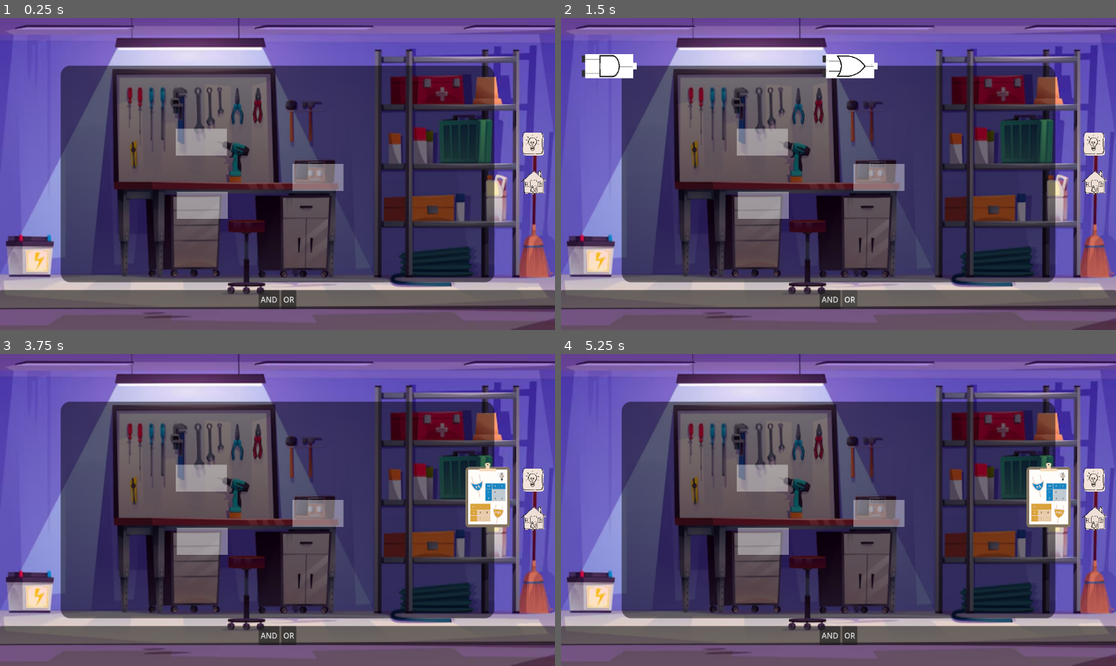
Above: before the commit, frames 1-4 (two rows, left to right).
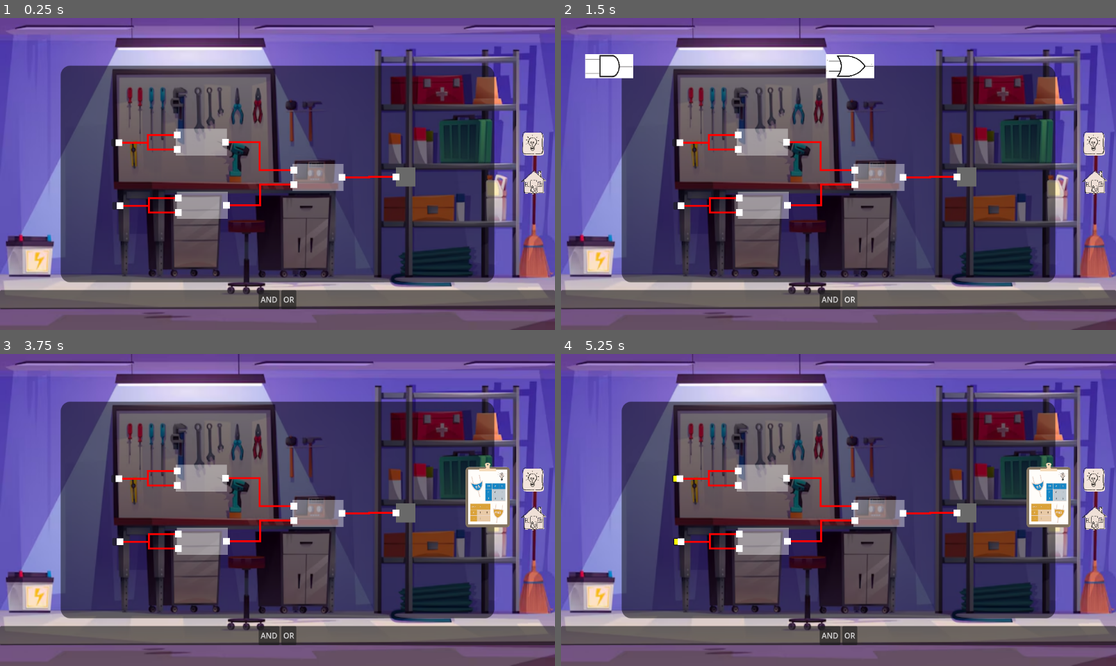
Above: after the commit, the same moments.

Repository: SvHu0511/MeDiDa
Game: Godot game, scene res://Szenen/main/main.tscn
Two runs of this game, one before a commit and one after it. Both use one fixed random seed, a clock stepped at 60 frames per second and the inputs below.
Inputs (mouse positions are in pixels of both pictures, inside the frame that each line leads up to):
- Up to frame 1 (0.25 s): no input
- Up to frame 2 (1.5 s): click "AND" at 0.5 s; click "OR" at 1.25 s
- Up to frame 3 (3.75 s): click (532, 525) at 2 s; click (38, 391) at 2.75 s; click (532, 485) at 3.5 s
- Up to frame 4 (5.25 s): click (677, 478) at 4.27 s; click (677, 541) at 5.02 s

The runs differ from the first frame. In frame 1, 1.1% of the frame differs, in the area x 20-75%, y 36-64%; in frame 2, 1.2%, in the area x 3-75%, y 12-64%; in frame 3, 1.1%; in frame 4, 1.1%.

Commit message:
functional gate logic, energy source/receiver and improved wiring

Diff:
--- a/Skripte/and_gate.gd
+++ /dev/null
@@ -1,15 +0,0 @@
-extends Node2D
-const logic_dict = {
-	Vector2(0, 0): 0,
-	Vector2(0, 1): 0,
-	Vector2(1, 0): 0,
-	Vector2(1, 1): 1
-}
-
-# Called when the node enters the scene tree for the first time.
-func _ready() -> void:
-	$LogicGate.gate_type = "AND"
-
-func _process(_delta: float) -> void:
-	var inputs = Vector2($LogicGate.input1, $LogicGate.input2)
-	$LogicGate.output = logic_dict[inputs]
--- a/Skripte/drag_n_drop.gd
+++ b/Skripte/drag_n_drop.gd
@@ -5,10 +5,14 @@
 var dragging: bool
 var draggable: bool
 var drag_offset: Vector2
+var stop_drag = false
 
 signal dropped
 
 func _input(event: InputEvent) -> void:
+	if stop_drag:
+		return
+
 	if event is InputEventMouseButton and event.button_index == MOUSE_BUTTON_LEFT:
 		if not Global.dragging and draggable and event.pressed:
 			Global.dragging = true
--- /dev/null
+++ b/Skripte/energy_source.gd
@@ -0,0 +1,19 @@
+extends Button
+var output: bool
+
+# Called when the node enters the scene tree for the first time.
+func _ready() -> void:
+	pass # Replace with function body.
+
+
+# Called every frame. 'delta' is the elapsed time since the previous frame.
+func _process(_delta: float) -> void:
+	pass
+
+
+func _on_toggled(toggled_on: bool) -> void:
+	output = toggled_on
+	$ColorRect.visible = toggled_on
+	for wire in get_children():
+		if wire.has_node("WireHead"):
+			wire.get_node("WireHead").input = output
--- /dev/null
+++ b/Skripte/gate_slot.gd
@@ -0,0 +1,18 @@
+extends Area2D
+var occupied = false
+
+var gate_type : String
+@onready var input1 = $InputSlot
+@onready var input2 = $InputSlot2
+var output: bool
+
+# Called when the node enters the scene tree for the first time.
+func _ready() -> void:
+	pass # Replace with function body.
+
+
+# Called every frame. 'delta' is the elapsed time since the previous frame.
+func _process(_delta: float) -> void:
+	if input1.occupied and input2.occupied:
+		output = Global.handle_logic([input1.input, input2.input], gate_type)
+		$Wire/WireHead.input = output
--- a/Skripte/global.gd
+++ b/Skripte/global.gd
@@ -1,2 +1,25 @@
 extends Node
-var dragging = false #prevents dragging multiple gates at the same time
+var dragging = false #prevents drag-n-drop from grabbing multiple gates at the same time
+var freeplay_mode = false
+
+const and_logic = {
+	Vector2(0, 0): 0,
+	Vector2(0, 1): 0,
+	Vector2(1, 0): 0,
+	Vector2(1, 1): 1
+}
+const or_logic = {
+	Vector2(0, 0): 0,
+	Vector2(0, 1): 1,
+	Vector2(1, 0): 1,
+	Vector2(1, 1): 1
+}
+
+func handle_logic(inputs: Array, gate_type: String) -> bool:
+	match gate_type:
+		"OR":
+			return or_logic.get(Vector2(inputs[0], inputs[1]))
+		"AND":
+			return and_logic.get(Vector2(inputs[0], inputs[1]))
+		_:
+			return false
--- a/Skripte/input_slot.gd
+++ b/Skripte/input_slot.gd
@@ -1,7 +1,11 @@
 extends Area2D
-var wire_ref: Area2D
-#might not be needed?
+var input: bool
+var occupied: bool
 
-# Called when the node enters the scene tree for the first time.
-func _ready() -> void:
-	pass # Replace with function body.
+func connect_wire(wire_input):
+	input = wire_input
+	occupied = true
+
+func disconnect_wire():
+	input = false
+	occupied = false
--- /dev/null
+++ b/Skripte/lightbulb.gd
@@ -0,0 +1,13 @@
+extends Node2D
+
+# Called when the node enters the scene tree for the first time.
+func _ready() -> void:
+	pass # Replace with function body.
+
+
+# Called every frame. 'delta' is the elapsed time since the previous frame.
+func _process(_delta: float) -> void:
+	if $InputSlot.input:
+		$ColorRect.color = Color.YELLOW
+	else:
+		$ColorRect.color = Color.DIM_GRAY
--- a/Skripte/logic_gate.gd
+++ b/Skripte/logic_gate.gd
@@ -1,30 +1,44 @@
 extends Node2D
 @export var gate_type : String
-var input1: bool
-var input2: bool
-#@onready var input_dict = {
-#		get_node("InputSlot"): input1,
-#		get_node("InputSlot2"): input2
-#	}
+@onready var input1 = $InputSlot
+@onready var input2 = $InputSlot2
 var output: bool
 
 var can_be_dropped = false
 var slot_ref: Area2D
 
 func _ready() -> void:
-	pass
+	if !Global.freeplay_mode:
+		$InputSlot.queue_free()
+		$InputSlot2.queue_free()
+		$Wire.queue_free()
+
+# unused for now (same with inputs and wire from logic_gate)
+func _process(_delta: float) -> void:
+	if !Global.freeplay_mode:
+		return
+
+	if input1.occupied and input2.occupied:
+		output = Global.handle_logic([input1.input, input2.input], gate_type)
+		$Wire/WireHead.input = output
+
 
 #when dropping the piece, snap to a slot if possible
 func _on_area_2d_dropped() -> void:
 	if can_be_dropped:
 		global_position = slot_ref.global_position
+		slot_ref.occupied = true
+		slot_ref.gate_type = gate_type
 
 func _on_area_2d_area_entered(area: Area2D) -> void:
-	if area.is_in_group("gate_slot"):
+	if area.is_in_group("gate_slot") and !area.occupied:
 		can_be_dropped = true
 		slot_ref = area
 
 func _on_area_2d_area_exited(area: Area2D) -> void:
 	if area.is_in_group("gate_slot"):
 		can_be_dropped = false
-		slot_ref = null
+		if area == slot_ref:
+			slot_ref.occupied = false
+			slot_ref.gate_type = ""
+			slot_ref = null
--- a/Skripte/or_gate.gd
+++ /dev/null
@@ -1,15 +0,0 @@
-extends Node2D
-const logic_dict = {
-	Vector2(0, 0): 0,
-	Vector2(0, 1): 1,
-	Vector2(1, 0): 1,
-	Vector2(1, 1): 1
-}
-
-# Called when the node enters the scene tree for the first time.
-func _ready() -> void:
-	$LogicGate.gate_type = "OR"
-
-func _process(_delta: float) -> void:
-	var inputs = Vector2($LogicGate.input1, $LogicGate.input2)
-	$LogicGate.output = logic_dict[inputs]
--- a/Skripte/wire.gd
+++ b/Skripte/wire.gd
@@ -1,10 +1,13 @@
 extends Node2D
-var can_be_dropped: bool
-var input_slot_ref: Area2D
+# Connects gates/gate slots and transfers their outputs. Parent must be gate or slot (for now?)
 
-# Called when the node enters the scene tree for the first time.
+var wire_head = preload("res://Szenen/board/wire_head.tscn")
+
+# Spawns wireHead if it doesn't have one as a child
 func _ready() -> void:
-	pass # Replace with function body.
+	if find_child("WireHead") == null:
+		var instance = wire_head.instantiate()
+		add_child(instance)
 
 # Called every frame. 'delta' is the elapsed time since the previous frame.
 func _process(_delta: float) -> void:
@@ -18,24 +21,4 @@
 	points.append(Vector2(headPos.x/2, 0))
 	points.append(Vector2(headPos.x/2, headPos.y))
 	points.append(headPos)
-	draw_polyline(points, Color.BLACK, 4)
-
-# Drops on input slots, goes back otherwise
-func _on_area_2d_dropped() -> void:
-	if can_be_dropped:
-		#TODO: prevent dropping on input slots of the parent gate
-		$WireHead.global_position = input_slot_ref.global_position
-		input_slot_ref.wire_ref = self
-	else:
-		$WireHead.position = Vector2(0,0)
-
-func _on_area_2d_area_entered(area: Area2D) -> void:
-	if area.is_in_group("input_slot"):
-		can_be_dropped = true
-		input_slot_ref = area
-
-func _on_area_2d_area_exited(area: Area2D) -> void:
-	if area.is_in_group("input_slot"):
-		can_be_dropped = false
-		input_slot_ref.wire_ref = null
-		input_slot_ref = null
+	draw_polyline(points, Color.RED, 4)
--- /dev/null
+++ b/Skripte/wire_head.gd
@@ -0,0 +1,50 @@
+extends Node2D
+var can_be_dropped: bool
+var input_slot_ref: Area2D
+
+var input: bool
+var prev_input: bool
+
+signal  connected(input, input_slot_ref)
+
+# If WireHead spawns on an input slot, apply logic and remove drag-n-drop (fixed wires)
+func _ready() -> void:
+	await get_tree().process_frame
+	for area in $Area2D.get_overlapping_areas():
+		if area.is_in_group("input_slot"):
+			can_be_dropped = true
+			input_slot_ref = area
+			_on_area_2d_dropped()
+			$Area2D.stop_drag = true
+
+func _process(_delta: float) -> void:
+	if input_slot_ref != null and input != prev_input:
+		input_slot_ref.input = input
+		prev_input = input
+
+func _on_area_2d_area_entered(area: Area2D) -> void:
+	# checks if inputSlot belongs to the same parent slot/gate as the wire
+	if area in get_parent().get_parent().get_children():
+		return
+
+	if area.is_in_group("input_slot"):
+		can_be_dropped = true
+		input_slot_ref = area
+
+
+func _on_area_2d_area_exited(area: Area2D) -> void:
+	if area.is_in_group("input_slot"):
+		can_be_dropped = false
+		if input_slot_ref != null:
+			input_slot_ref.disconnect_wire()
+			input_slot_ref = null
+		if $Area2D.dragging == false:
+			_on_area_2d_dropped()
+
+# Drops on input slots, goes back otherwise
+func _on_area_2d_dropped() -> void:
+	if can_be_dropped:
+		global_position = input_slot_ref.global_position
+		input_slot_ref.connect_wire(input)
+	else:
+		position = Vector2(0,0)
--- /dev/null
+++ b/Szenen/board/energy_source.tscn
@@ -0,0 +1,23 @@
+[gd_scene format=3 uid="uid://b2pvudbkf5qhe"]
+
+[ext_resource type="Script" uid="uid://03e67lgch4ok" path="res://Skripte/energy_source.gd" id="1_18a0n"]
+
+[node name="EnergySource" type="Button" unique_id=1477292166]
+offset_left = -8.0
+offset_top = -8.0
+offset_right = 8.0
+offset_bottom = 8.0
+toggle_mode = true
+script = ExtResource("1_18a0n")
+
+[node name="ColorRect" type="ColorRect" parent="." unique_id=784493096]
+visible = false
+layout_mode = 0
+offset_left = 2.0
+offset_top = 2.0
+offset_right = 14.0
+offset_bottom = 14.0
+mouse_filter = 1
+color = Color(1, 1, 0.007843138, 1)
+
+[connection signal="toggled" from="." to="." method="_on_toggled"]
--- a/Szenen/board/gate_slot.tscn
+++ b/Szenen/board/gate_slot.tscn
@@ -1,9 +1,13 @@
 [gd_scene format=3 uid="uid://bx6ldv0hjipku"]
+
+[ext_resource type="Script" uid="uid://bf5af5cs0lf6l" path="res://Skripte/gate_slot.gd" id="1_0s1to"]
+[ext_resource type="PackedScene" uid="uid://kdugptw3dxjh" path="res://Szenen/gates/input_slot.tscn" id="1_5cvix"]
 
 [sub_resource type="RectangleShape2D" id="RectangleShape2D_5cvix"]
 size = Vector2(100, 50)
 
 [node name="GateSlot" type="Area2D" unique_id=1456416178 groups=["gate_slot"]]
+script = ExtResource("1_0s1to")
 
 [node name="CollisionShape2D" type="CollisionShape2D" parent="." unique_id=1713860137]
 shape = SubResource("RectangleShape2D_5cvix")
@@ -15,3 +19,9 @@
 offset_bottom = 28.0
 mouse_filter = 2
 color = Color(1, 1, 1, 0.39215687)
+
+[node name="InputSlot" parent="." unique_id=1196777265 instance=ExtResource("1_5cvix")]
+position = Vector2(-50, -15)
+
+[node name="InputSlot2" parent="." unique_id=1110503284 instance=ExtResource("1_5cvix")]
+position = Vector2(-50, 15)
--- /dev/null
+++ b/Szenen/board/lightbulb.tscn
@@ -0,0 +1,18 @@
+[gd_scene format=3 uid="uid://bem838awj8sty"]
+
+[ext_resource type="Script" uid="uid://b1ytjemkkhu77" path="res://Skripte/lightbulb.gd" id="1_8gegj"]
+[ext_resource type="PackedScene" uid="uid://kdugptw3dxjh" path="res://Szenen/gates/input_slot.tscn" id="2_jmn00"]
+
+[node name="Lightbulb" type="Node2D" unique_id=1679660489]
+script = ExtResource("1_8gegj")
+
+[node name="InputSlot" parent="." unique_id=1196777265 instance=ExtResource("2_jmn00")]
+position = Vector2(-20, 0)
+
+[node name="ColorRect" type="ColorRect" parent="." unique_id=1678482863]
+offset_left = -20.0
+offset_top = -20.0
+offset_right = 20.0
+offset_bottom = 20.0
+mouse_filter = 1
+color = Color(0.19793725, 0.19793722, 0.19793722, 1)
--- a/Szenen/board/wire.tscn
+++ b/Szenen/board/wire.tscn
@@ -1,12 +1,9 @@
 [gd_scene format=3 uid="uid://cwqk16wo28yli"]
 
 [ext_resource type="Script" uid="uid://kvn8dar5wapq" path="res://Skripte/wire.gd" id="1_4ivq3"]
-[ext_resource type="Script" uid="uid://m4byyq4n0iwa" path="res://Skripte/drag_n_drop.gd" id="2_pr7yc"]
-
-[sub_resource type="RectangleShape2D" id="RectangleShape2D_pjg0r"]
-size = Vector2(14, 14)
 
 [node name="Wire" type="Node2D" unique_id=1956494375]
+position = Vector2(50, 0)
 script = ExtResource("1_4ivq3")
 
 [node name="ColorRect2" type="ColorRect" parent="." unique_id=2134892541]
@@ -15,24 +12,3 @@
 offset_right = 7.0
 offset_bottom = 7.0
 mouse_filter = 1
-
-[node name="WireHead" type="Node2D" parent="." unique_id=1137576791]
-
-[node name="Area2D" type="Area2D" parent="WireHead" unique_id=460332502]
-script = ExtResource("2_pr7yc")
-
-[node name="CollisionShape2D" type="CollisionShape2D" parent="WireHead/Area2D" unique_id=1768675395]
-shape = SubResource("RectangleShape2D_pjg0r")
-
-[node name="ColorRect" type="ColorRect" parent="WireHead/Area2D" unique_id=2094972371]
-offset_left = -7.0
-offset_top = -7.0
-offset_right = 7.0
-offset_bottom = 7.0
-mouse_filter = 1
-
-[connection signal="area_entered" from="WireHead/Area2D" to="." method="_on_area_2d_area_entered"]
-[connection signal="area_exited" from="WireHead/Area2D" to="." method="_on_area_2d_area_exited"]
-[connection signal="dropped" from="WireHead/Area2D" to="." method="_on_area_2d_dropped"]
-[connection signal="mouse_entered" from="WireHead/Area2D" to="WireHead/Area2D" method="_on_mouse_entered"]
-[connection signal="mouse_exited" from="WireHead/Area2D" to="WireHead/Area2D" method="_on_mouse_exited"]
--- /dev/null
+++ b/Szenen/board/wire_head.tscn
@@ -0,0 +1,31 @@
+[gd_scene format=3 uid="uid://i473uchygket"]
+
+[ext_resource type="Script" uid="uid://sp86h21ml83m" path="res://Skripte/wire_head.gd" id="1_ofjij"]
+[ext_resource type="Script" uid="uid://m4byyq4n0iwa" path="res://Skripte/drag_n_drop.gd" id="1_tkv24"]
+
+[sub_resource type="RectangleShape2D" id="RectangleShape2D_pjg0r"]
+size = Vector2(14, 14)
+
+[node name="WireHead" type="Node2D" unique_id=1228259660]
+z_index = 1
+script = ExtResource("1_ofjij")
+
+[node name="Area2D" type="Area2D" parent="." unique_id=1167188437]
+script = ExtResource("1_tkv24")
+
+[node name="CollisionShape2D" type="CollisionShape2D" parent="Area2D" unique_id=5349571]
+shape = SubResource("RectangleShape2D_pjg0r")
+
+[node name="ColorRect" type="ColorRect" parent="." unique_id=1810192494]
+offset_left = -7.0
+offset_top = -7.0
+offset_right = 7.0
+offset_bottom = 7.0
+mouse_filter = 1
+metadata/_edit_use_anchors_ = true
+
+[connection signal="area_entered" from="Area2D" to="." method="_on_area_2d_area_entered"]
+[connection signal="area_exited" from="Area2D" to="." method="_on_area_2d_area_exited"]
+[connection signal="dropped" from="Area2D" to="." method="_on_area_2d_dropped"]
+[connection signal="mouse_entered" from="Area2D" to="Area2D" method="_on_mouse_entered"]
+[connection signal="mouse_exited" from="Area2D" to="Area2D" method="_on_mouse_exited"]
--- a/Szenen/gates/And_gate.tscn
+++ b/Szenen/gates/And_gate.tscn
@@ -1,13 +1,12 @@
 [gd_scene format=3 uid="uid://dufy3g1s6xknv"]
 
 [ext_resource type="Texture2D" uid="uid://irvpoladxjg4" path="res://Assets/and-gate.webp" id="1_1xo4q"]
-[ext_resource type="Script" uid="uid://dbn0hqmlqngst" path="res://Skripte/and_gate.gd" id="1_tlgs0"]
 [ext_resource type="PackedScene" uid="uid://pskpf4tb4xbx" path="res://Szenen/gates/logic_gate.tscn" id="2_f6n8f"]
 
 [node name="AndGate" type="Node2D" unique_id=1830215857]
-script = ExtResource("1_tlgs0")
 
 [node name="LogicGate" parent="." unique_id=1790688396 instance=ExtResource("2_f6n8f")]
+gate_type = "AND"
 
 [node name="Image" type="Sprite2D" parent="LogicGate" unique_id=1161490137]
 position = Vector2(-1.9669533e-06, 1.66893e-06)
--- a/Szenen/gates/Or_gate.tscn
+++ b/Szenen/gates/Or_gate.tscn
@@ -1,13 +1,12 @@
 [gd_scene format=3 uid="uid://foqfix47uaf"]
 
-[ext_resource type="Script" uid="uid://c6gvwmbkh5ls7" path="res://Skripte/or_gate.gd" id="1_rrkrr"]
 [ext_resource type="Texture2D" uid="uid://vlenenu6s5fw" path="res://Assets/or-gate-symbol.jpg" id="1_tdbbm"]
 [ext_resource type="PackedScene" uid="uid://pskpf4tb4xbx" path="res://Szenen/gates/logic_gate.tscn" id="3_ld2k8"]
 
 [node name="OrGate" type="Node2D" unique_id=1057368650]
-script = ExtResource("1_rrkrr")
 
 [node name="LogicGate" parent="." unique_id=1790688396 instance=ExtResource("3_ld2k8")]
+gate_type = "OR"
 
 [node name="Image" type="Sprite2D" parent="LogicGate" unique_id=1257452868]
 z_index = 1
--- a/Szenen/gates/logic_gate.tscn
+++ b/Szenen/gates/logic_gate.tscn
@@ -4,12 +4,15 @@
 [ext_resource type="Script" uid="uid://m4byyq4n0iwa" path="res://Skripte/drag_n_drop.gd" id="2_xjauy"]
 [ext_resource type="PackedScene" uid="uid://cwqk16wo28yli" path="res://Szenen/board/wire.tscn" id="3_ca8lf"]
 [ext_resource type="PackedScene" uid="uid://kdugptw3dxjh" path="res://Szenen/gates/input_slot.tscn" id="4_ca8lf"]
+[ext_resource type="PackedScene" uid="uid://i473uchygket" path="res://Szenen/board/wire_head.tscn" id="4_os3hy"]
 
 [sub_resource type="RectangleShape2D" id="RectangleShape2D_fogk0"]
 size = Vector2(100, 50)
 
 [node name="LogicGate" type="Node2D" unique_id=630047478]
+z_index = 1
 script = ExtResource("1_paudg")
+gate_type = null
 
 [node name="Area2D" type="Area2D" parent="." unique_id=638401551]
 script = ExtResource("2_xjauy")
@@ -30,24 +33,9 @@
 mouse_filter = 1
 color = Color(0, 0, 0, 0.5019608)
 
-[node name="CenterContainer" type="CenterContainer" parent="." unique_id=1879232404]
-z_index = 1
-anchors_preset = 15
-anchor_right = 1.0
-anchor_bottom = 1.0
-offset_left = -50.0
-offset_top = -25.0
-offset_right = 50.0
-offset_bottom = 25.0
-grow_horizontal = 2
-grow_vertical = 2
+[node name="Wire" parent="." unique_id=1956494375 instance=ExtResource("3_ca8lf")]
 
-[node name="Label" type="Label" parent="CenterContainer" unique_id=1718775879]
-layout_mode = 2
-text = "Logic"
-
-[node name="Wire" parent="." unique_id=1956494375 instance=ExtResource("3_ca8lf")]
-position = Vector2(50, 0)
+[node name="WireHead" parent="Wire" unique_id=1228259660 instance=ExtResource("4_os3hy")]
 
 [node name="InputSlot" parent="." unique_id=1427703755 instance=ExtResource("4_ca8lf")]
 position = Vector2(-50, -15)
--- a/Szenen/main/main.tscn
+++ b/Szenen/main/main.tscn
@@ -4,10 +4,13 @@
 [ext_resource type="PackedScene" uid="uid://bx6ldv0hjipku" path="res://Szenen/board/gate_slot.tscn" id="3_0idqk"]
 [ext_resource type="Texture2D" uid="uid://d1884aiakmgc5" path="res://Assets/medida-symbol-cheatsheet.png" id="3_1b6ah"]
 [ext_resource type="Texture2D" uid="uid://cb83i1wajko0u" path="res://Assets/medida-symbol-home.png" id="3_j67hw"]
-[ext_resource type="Script" uid="uid://dstr8q3hhsfk6" path="res://Skripte/button_cheatsheet.gd" id="3_qgka3"]
+[ext_resource type="PackedScene" uid="uid://cwqk16wo28yli" path="res://Szenen/board/wire.tscn" id="3_xdj3n"]
 [ext_resource type="Texture2D" uid="uid://31qp07l7ybj7" path="res://Assets/medida-cheetsheet.png" id="4_1b6ah"]
-[ext_resource type="Script" uid="uid://ybqn5ir3wscm" path="res://Skripte/button_home.gd" id="4_xdj3n"]
-[ext_resource type="Script" uid="uid://cbkjgwwv2m8wk" path="res://Skripte/cheatsheet.gd" id="5_j67hw"]
+[ext_resource type="PackedScene" uid="uid://i473uchygket" path="res://Szenen/board/wire_head.tscn" id="4_ifj4h"]
+[ext_resource type="Script" path="res://Skripte/button_home.gd" id="4_xdj3n"]
+[ext_resource type="PackedScene" uid="uid://b2pvudbkf5qhe" path="res://Szenen/board/energy_source.tscn" id="7_jybfl"]
+[ext_resource type="Script" path="res://Skripte/button_cheatsheet.gd" id="8_ifj4h"]
+[ext_resource type="PackedScene" uid="uid://bem838awj8sty" path="res://Szenen/board/lightbulb.tscn" id="10_lcnn6"]
 
 [node name="Main" type="Control" unique_id=1387783340]
 layout_mode = 3
@@ -20,15 +23,6 @@
 
 [node name="Level Background" parent="." unique_id=559517426 instance=ExtResource("1_wajws")]
 layout_mode = 1
-
-[node name="GateSlot" parent="." unique_id=1456416178 instance=ExtResource("3_0idqk")]
-position = Vector2(418, 258)
-
-[node name="GateSlot2" parent="." unique_id=696068131 instance=ExtResource("3_0idqk")]
-position = Vector2(420, 389)
-
-[node name="GateSlot3" parent="." unique_id=92493630 instance=ExtResource("3_0idqk")]
-position = Vector2(660, 331)
 
 [node name="ButtonHome" type="TextureButton" parent="." unique_id=1180478061]
 layout_mode = 0
@@ -50,7 +44,7 @@
 scale = Vector2(0.05, 0.05)
 texture_normal = ExtResource("3_1b6ah")
 stretch_mode = 0
-script = ExtResource("3_qgka3")
+script = ExtResource("8_ifj4h")
 
 [node name="Cheatsheet" type="TextureRect" parent="." unique_id=78427446]
 visible = false
@@ -61,7 +55,71 @@
 offset_bottom = 1777.0
 scale = Vector2(0.15, 0.15)
 texture = ExtResource("4_1b6ah")
-script = ExtResource("5_j67hw")
+
+[node name="Board" type="Node2D" parent="." unique_id=1296858111]
+
+[node name="EnergySource" parent="Board" unique_id=1477292166 instance=ExtResource("7_jybfl")]
+offset_left = 231.0
+offset_top = 251.0
+offset_right = 247.0
+offset_bottom = 267.0
+
+[node name="Wire" parent="Board/EnergySource" unique_id=1956494375 instance=ExtResource("3_xdj3n")]
+position = Vector2(16, 8)
+
+[node name="WireHead" parent="Board/EnergySource/Wire" unique_id=1228259660 instance=ExtResource("4_ifj4h")]
+position = Vector2(121, 14)
+
+[node name="Wire2" parent="Board/EnergySource" unique_id=105128760 instance=ExtResource("3_xdj3n")]
+position = Vector2(16, 8)
+
+[node name="WireHead" parent="Board/EnergySource/Wire2" unique_id=940655564 instance=ExtResource("4_ifj4h")]
+position = Vector2(121, -16)
+
+[node name="EnergySource2" parent="Board" unique_id=1745540788 instance=ExtResource("7_jybfl")]
+offset_left = 233.0
+offset_top = 382.0
+offset_right = 249.0
+offset_bottom = 398.0
+
+[node name="Wire" parent="Board/EnergySource2" unique_id=758820697 instance=ExtResource("3_xdj3n")]
+position = Vector2(16, 8)
+
+[node name="WireHead" parent="Board/EnergySource2/Wire" unique_id=1905797769 instance=ExtResource("4_ifj4h")]
+position = Vector2(121, 14)
+
+[node name="Wire2" parent="Board/EnergySource2" unique_id=20976738 instance=ExtResource("3_xdj3n")]
+position = Vector2(16, 8)
+
+[node name="WireHead" parent="Board/EnergySource2/Wire2" unique_id=1514725398 instance=ExtResource("4_ifj4h")]
+position = Vector2(121, -16)
+
+[node name="GateSlot" parent="Board" unique_id=1456416178 instance=ExtResource("3_0idqk")]
+position = Vector2(418, 258)
+
+[node name="Wire" parent="Board/GateSlot" unique_id=576165423 instance=ExtResource("3_xdj3n")]
+
+[node name="WireHead" parent="Board/GateSlot/Wire" unique_id=171058055 instance=ExtResource("4_ifj4h")]
+position = Vector2(142, 58)
+
+[node name="GateSlot2" parent="Board" unique_id=696068131 instance=ExtResource("3_0idqk")]
+position = Vector2(420, 389)
+
+[node name="Wire" parent="Board/GateSlot2" unique_id=1263036243 instance=ExtResource("3_xdj3n")]
+
+[node name="WireHead" parent="Board/GateSlot2/Wire" unique_id=1874855736 instance=ExtResource("4_ifj4h")]
+position = Vector2(140, -43)
+
+[node name="GateSlot3" parent="Board" unique_id=92493630 instance=ExtResource("3_0idqk")]
+position = Vector2(660, 331)
+
+[node name="Wire" parent="Board/GateSlot3" unique_id=2074185713 instance=ExtResource("3_xdj3n")]
+
+[node name="WireHead" parent="Board/GateSlot3/Wire" unique_id=61474050 instance=ExtResource("4_ifj4h")]
+position = Vector2(112, -1)
+
+[node name="Lightbulb" parent="Board" unique_id=1679660489 instance=ExtResource("10_lcnn6")]
+position = Vector2(842, 330)
 
 [connection signal="pressed" from="ButtonHome" to="ButtonHome" method="_on_pressed"]
 [connection signal="pressed" from="ButtonCheatsheet" to="ButtonCheatsheet" method="_on_pressed"]
Not shown, removed: Skripte/and_gate.gd.uid
Not shown, added: Skripte/energy_source.gd.uid
Not shown, added: Skripte/gate_slot.gd.uid
Not shown, added: Skripte/lightbulb.gd.uid
Not shown, removed: Skripte/or_gate.gd.uid
Not shown, added: Skripte/wire_head.gd.uid
